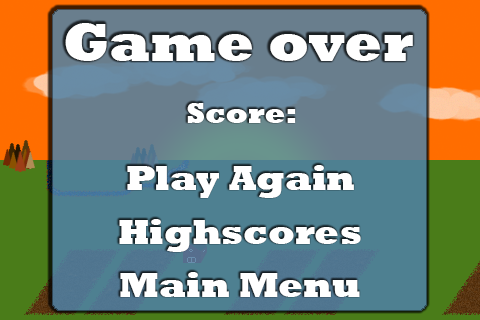
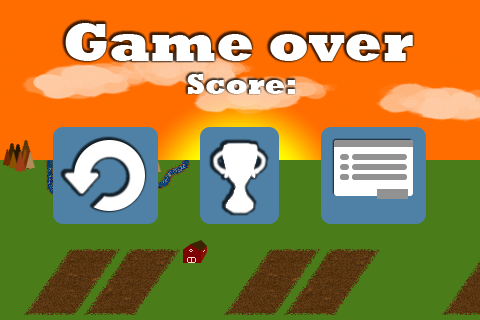
Comparing the layer stacks of the two w=480, h=320 images. Changes:
added group "Exit Icon" with 12 layers in group "Text" over [321, 127, 426, 224]
added layer "Rectangle 1" in group "Exit Icon" over [377, 189, 408, 199]
added layer "Rounded Rectangle 5 copy 3" in group "Exit Icon" over [352, 174, 407, 180]
added layer "Rounded Rectangle 4 copy 3" in group "Exit Icon" over [340, 174, 349, 180]
added layer "Rounded Rectangle 5 copy 2" in group "Exit Icon" over [352, 174, 407, 180]
added layer "Rounded Rectangle 5 copy" in group "Exit Icon" over [352, 164, 407, 170]
added layer "Rounded Rectangle 5" in group "Exit Icon" over [352, 154, 407, 160]
added layer "Rounded Rectangle 3" in group "Exit Icon" over [334, 140, 413, 148]
added layer "Rounded Rectangle 2" in group "Exit Icon" over [334, 140, 413, 196]
added layer "Fill copy" in group "Exit Icon" over [321, 127, 426, 224]
added group "Highscore Icon" with 2 layers in group "Text" over [200, 127, 279, 224]
added layer "Trophee" in group "Highscore Icon" over [212, 142, 268, 215]
added layer "Rounded Rectangle 1" in group "Highscore Icon" over [200, 127, 279, 224]
added group "Replay icon" with 2 layers in group "Text" over [53, 127, 158, 224]
added layer "Restart" (1st of 2, in "Text" › "Replay icon") in group "Replay icon" over [63, 140, 145, 211]
"Fill": opacity 85% → 100%, moved it into group "Replay icon", painted on it, masked it over [52, 9, 427, 311]
painted on "Score:" over [184, 71, 297, 123]
painted on "Game over" (1st of 2, in "Text") over [61, 19, 415, 63]
moved "Highscores" into group "Old Text", painted on it over [116, 216, 362, 253]
moved "Play Again" into group "Old Text", painted on it over [124, 135, 355, 198]
moved "Main Menu" into group "Old Text", painted on it over [117, 269, 361, 298]
renamed "Layer 1" to "Stroke", moved it into group "Game over", painted on it over [47, 4, 430, 314]
…and 3 more changes (3 added)
